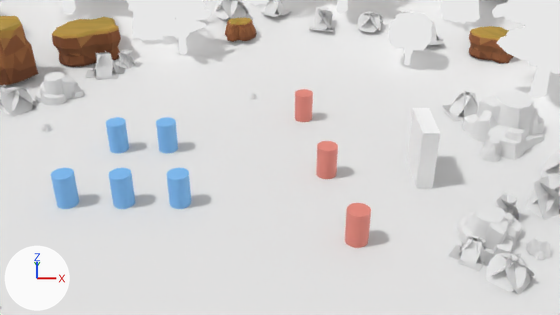
The Blender file tools/art/arena_v2/savannah_arena.blend: old version first, new version second.
Both versions are drawn from the file's camera 'SA_Camera'. Every picture has the same lights, and +X, +Y and +Z are marked at lower left. The older version comes first.

Names of what the first picture shows: 'Cube', 'Cylinder', 'Cylinder.001', 'Cylinder.002', 'Cylinder.003', 'Cylinder.004', 'Cylinder.005', 'Cylinder.006', 'Cylinder.007', 'P_09_tree_acacia', 'P_10_tree_palm', 'P_14_ledge', 'P_15_butte', 'P_16_ledge', 'P_31_rock_b', 'P_33_grass_c', 'P_36_tree_acacia', 'P_37_grass_a', 'P_38_rock_b', 'P_43_rock_a', 'SA_Ground' and 23 more.
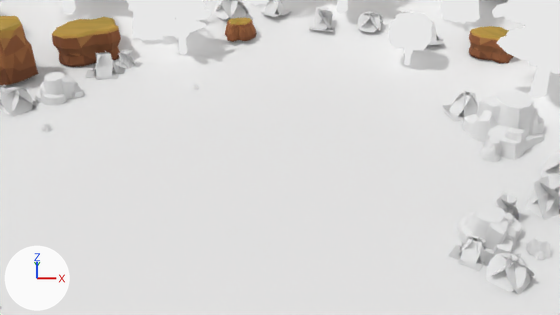
Where the change shows, as pixel boxes [x1, y1, x2, y2] in the pictures (560 x 315 px):
```json
{"object": "Cube", "change": "hidden", "before": [407, 108, 440, 188]}
{"object": "Cylinder.007", "change": "hidden", "before": [345, 203, 371, 248], "on screen": "pink"}
{"object": "Cylinder", "change": "hidden", "before": [51, 168, 79, 209], "on screen": "blue"}
{"object": "Cylinder.002", "change": "hidden", "before": [109, 168, 135, 209], "on screen": "blue"}
{"object": "Cylinder.004", "change": "hidden", "before": [167, 168, 191, 209], "on screen": "blue"}
{"object": "Cylinder.006", "change": "hidden", "before": [316, 141, 338, 179], "on screen": "pink"}
{"object": "Cylinder.001", "change": "hidden", "before": [106, 117, 129, 153], "on screen": "blue"}
{"object": "Cylinder.003", "change": "hidden", "before": [156, 117, 178, 153], "on screen": "blue"}
{"object": "Cylinder.005", "change": "hidden", "before": [295, 89, 313, 122], "on screen": "pink"}
{"object": "P_43_rock_a", "change": "moved", "before": [250, 93, 257, 99], "after": [192, 83, 199, 90]}
```

Scene script edits in JSON lines:
```json
{"op": "set", "path": "ob_p_43_rock_a.location", "old": "(-1.8, 7.6, -0.02)", "new": "(-5.5, 9.0, -0.02)"}
{"op": "add", "block": "ob_cylinder", "code": "ob_cylinder.hide_set(True)  # its collection is switched off"}
{"op": "add", "block": "ob_cylinder_001", "code": "ob_cylinder_001.hide_set(True)  # its collection is switched off"}
{"op": "add", "block": "ob_cylinder_002", "code": "ob_cylinder_002.hide_set(True)  # its collection is switched off"}
{"op": "add", "block": "ob_cylinder_003", "code": "ob_cylinder_003.hide_set(True)  # its collection is switched off"}
{"op": "add", "block": "ob_cylinder_004", "code": "ob_cylinder_004.hide_set(True)  # its collection is switched off"}
{"op": "add", "block": "ob_cylinder_005", "code": "ob_cylinder_005.hide_set(True)  # its collection is switched off"}
{"op": "add", "block": "ob_cylinder_006", "code": "ob_cylinder_006.hide_set(True)  # its collection is switched off"}
{"op": "add", "block": "ob_cylinder_007", "code": "ob_cylinder_007.hide_set(True)  # its collection is switched off"}
{"op": "add", "block": "ob_cube", "code": "ob_cube.hide_set(True)  # its collection is switched off"}
```
